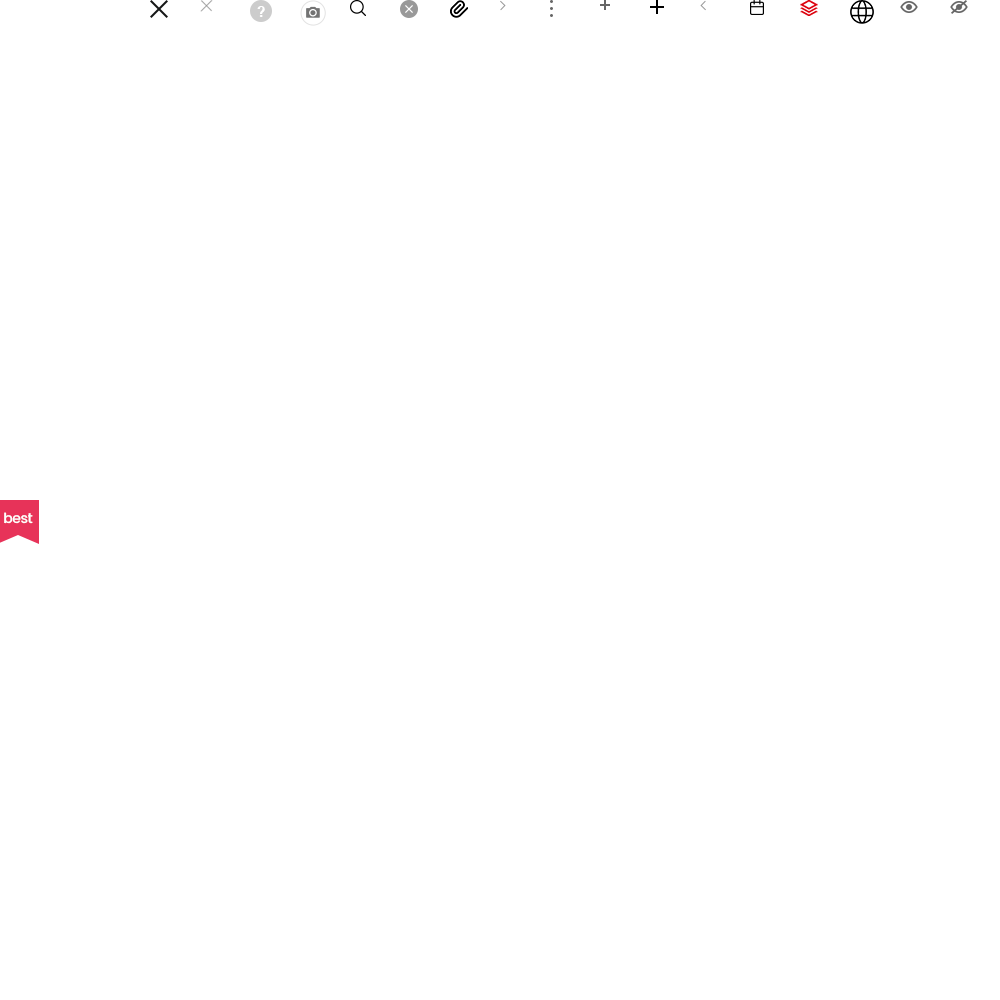
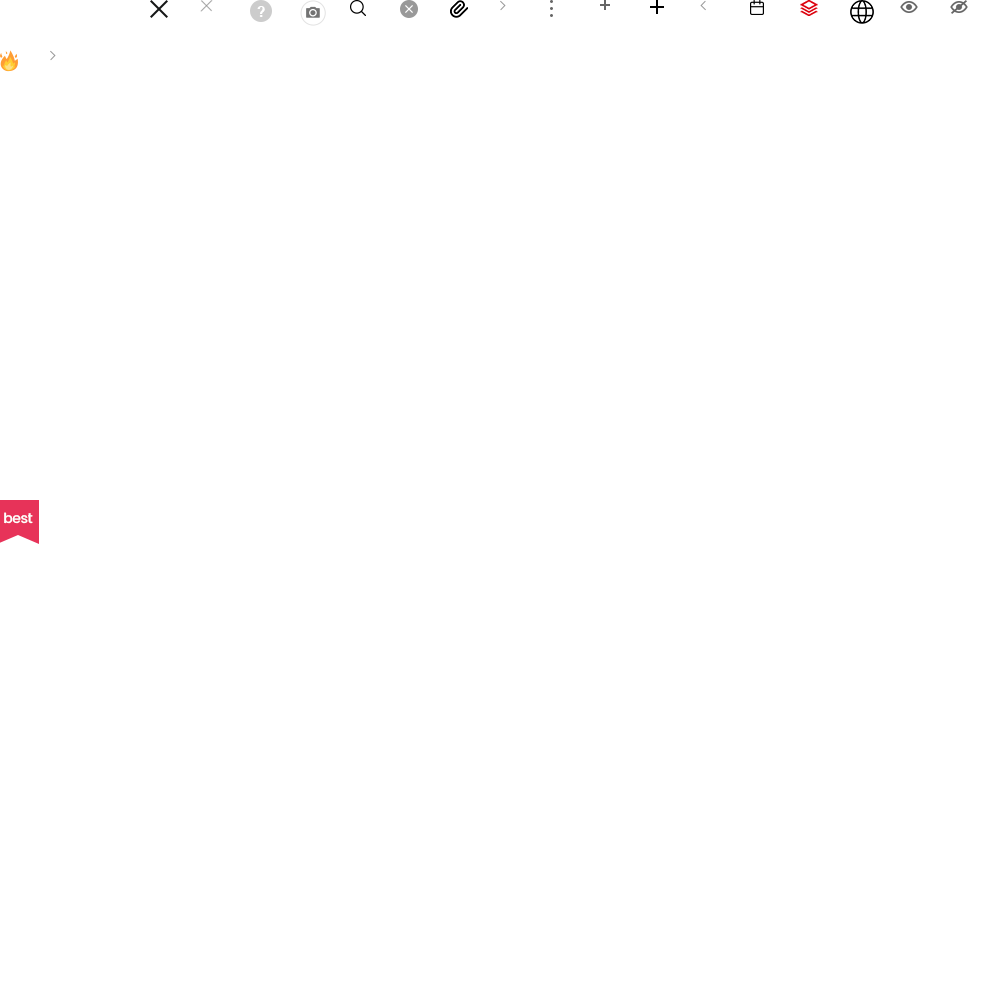
Two versions of the same layered image (1000×1000). Layer-by-layer changes:
added group "그룹 2" with 2 layers above "그룹 1" over left=0, top=50, right=56, bottom=72
added layer "레이어 25" in group "그룹 2" over left=50, top=50, right=56, bottom=61
added layer "레이어 24" in group "그룹 2" over left=0, top=50, right=18, bottom=72
